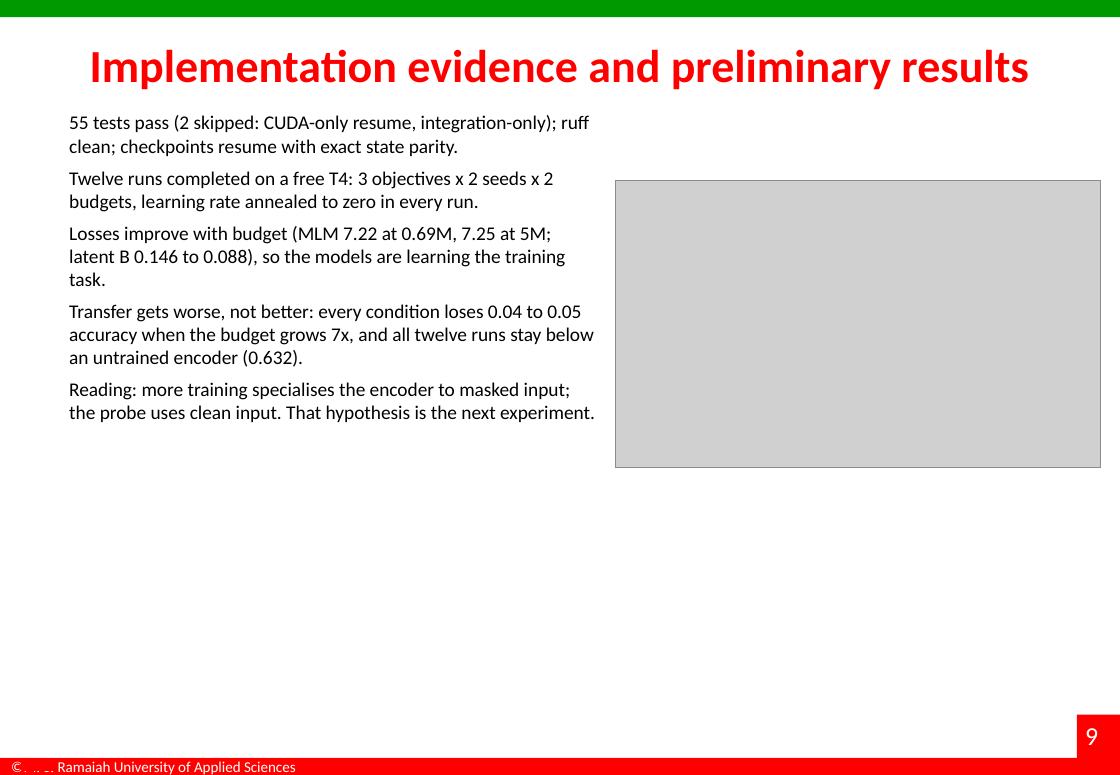
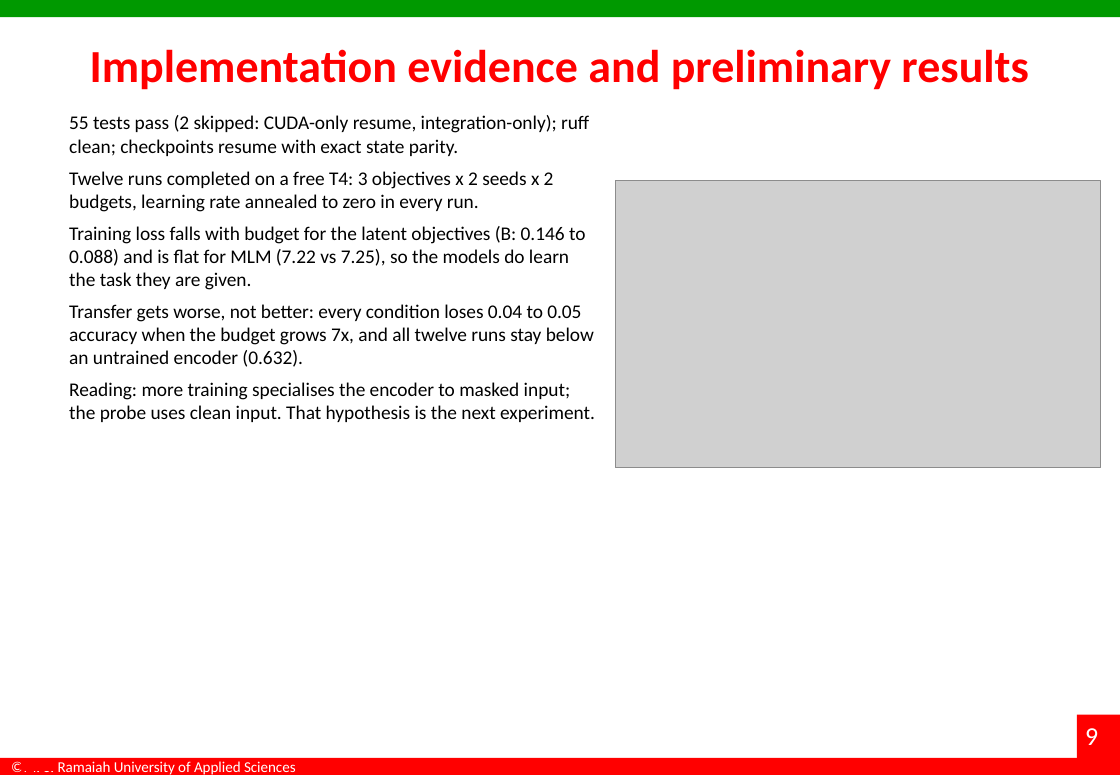
Before and after one commit to dakshadev/7th-sem, a slide deck: slide 9 of docs/Interim_Project_Presentation_7th-sem.pptx. Drawn at 1120x775 pixels with LibreOffice and Linux fonts; fonts in the diff are those of the drawing; grey boxes stand for pictures; background and template pictures are left out. Boxes give left, top, right and bottom in pixels: in the first picture for what was removed or moved away, otherwise in the second. Text is boxed around its words. In the diff, an @@ line names an element or a change of style, - is before the commit and + after.

```diff
--- a/docs/Interim_Project_Presentation_7th-sem.pptx
+++ b/docs/Interim_Project_Presentation_7th-sem.pptx
@@ text at (69, 226, 585, 290): text changed @@
-Losses improve with budget (MLM 7.22 at 0.69M, 7.25 at 5M; latent B 0.146 to 0.088), so the models are learning the training task.
+Training loss falls with budget for the latent objectives (B: 0.146 to 0.088) and is flat for MLM (7.22 vs 7.25), so the models do learn the task they are given.
```
Also in this commit, not shown: 15 other files.
